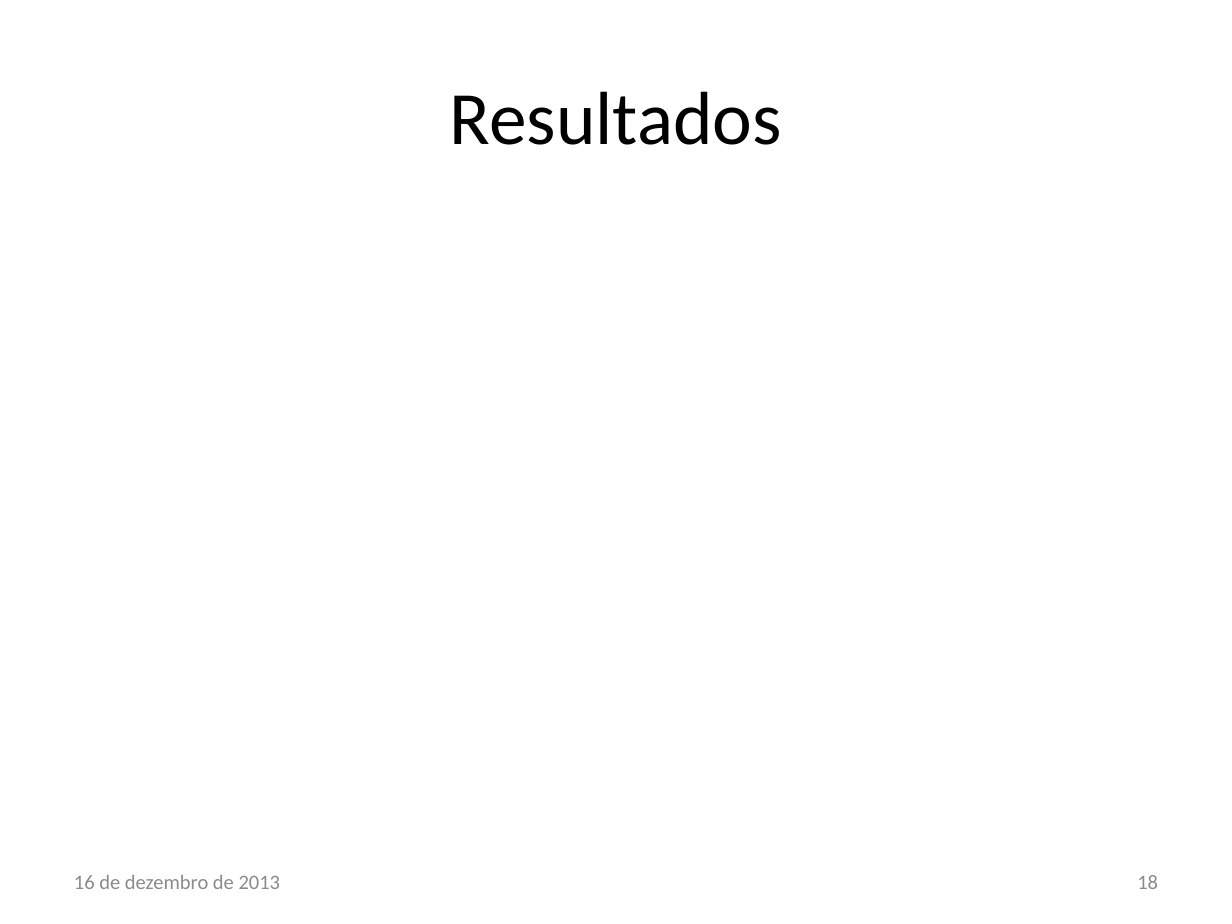
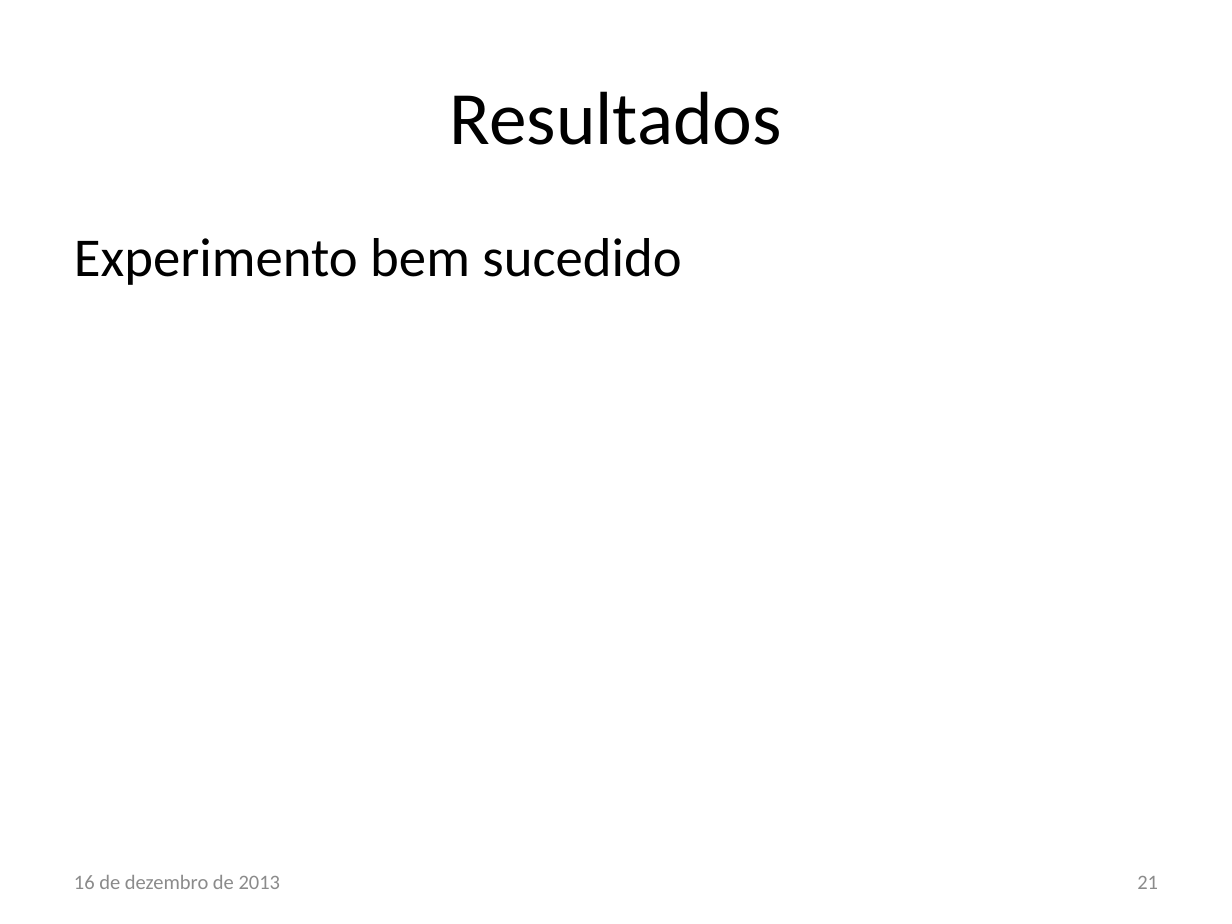
Before and after one commit to lsoliveira459/tg2, a slide deck: slide 21 of Apresentação/Estudo e Implementação de Reconfiguração Dinâmica.pptx (slide 18 before the commit). Drawn at 1232x924 pixels with LibreOffice and Linux fonts; fonts in the diff are those of the drawing; background and template pictures are left out. Boxes give left, top, right and bottom in pixels: in the first picture for what was removed or moved away, otherwise in the second. Text is boxed around its words. In the diff, an @@ line names an element or a change of style, - is before the commit and + after.

```diff
--- a/Apresentação/Estudo e Implementação de Reconfiguração Dinâmica.pptx
+++ b/Apresentação/Estudo e Implementação de Reconfiguração Dinâmica.pptx
@@ text added at [74, 238, 681, 285], 32 pt, text #000000 @@
+Experimento bem sucedido
@@ page number at [1137, 876, 1158, 889]: text changed @@
-18
+21
```
Also in this commit, not shown: 3 other slides changed, 4 slides added, 5 other files.
